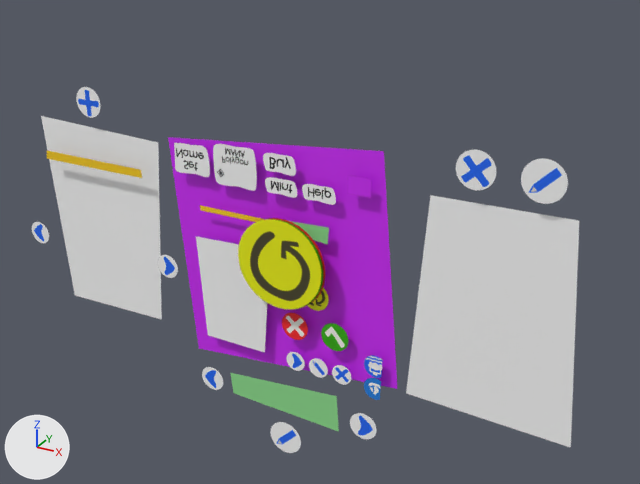
Renders of the Blender file Reference/CompicactusObjects.blend from each side of a commit.
Rendered twice from a 50 mm lens placed at (1.99, -3.3, 1.75), pointed at (0.12, 0.11, 0.04). Every picture has the same lights, and +X, +Y and +Z are marked at lower left.

The first picture shows 'ArrowLeftCompi', 'ArrowRightCompi', 'BackgroundAnswers', 'BackgroundCompicactus', 'BackgroundQuestions', 'Compicactus', 'EditAnswer', 'EditName', 'Name', 'Remove', 'SelectedQuestion', 'WorkingYellowCompi'.
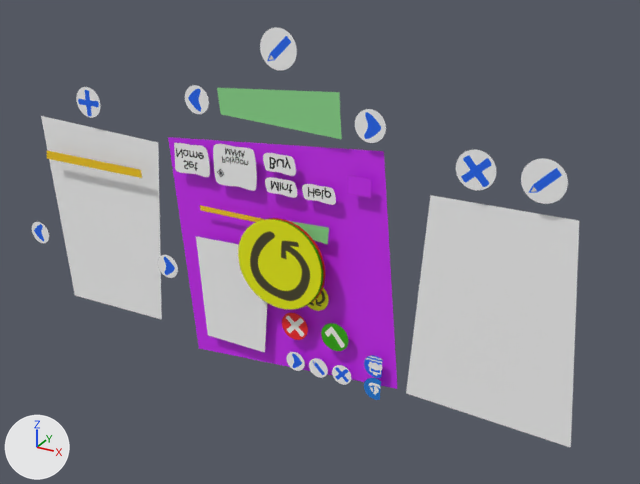
Where the change shows, as pixel boxes (x1, y1, x2, y2) in the pictures (640 x 484 px):
'Name', moved
    before: (230, 373, 339, 432)
    after: (217, 88, 342, 139)
'EditName', moved
    before: (271, 422, 301, 453)
    after: (260, 27, 297, 71)
'ArrowRightCompi', moved
    before: (350, 413, 377, 439)
    after: (355, 109, 386, 143)
'ArrowLeftCompi', moved
    before: (202, 367, 223, 390)
    after: (185, 85, 209, 114)

What changed in the scene script:
```text
Change ob_name:
    ob_name.location: (-0.017, -0.041, -0.794) -> (-0.017, -0.041, 0.717)
Change ob_arrowrightcompi:
    ob_arrowrightcompi.location: (0.439, -0.041, -0.811) -> (0.439, -0.041, 0.7)
Change ob_arrowleftcompi:
    ob_arrowleftcompi.location: (-0.457, -0.041, -0.815) -> (-0.457, -0.041, 0.697)
Change ob_editname:
    ob_editname.location: (-0.001, -0.041, -1.038) -> (-0.001, -0.041, 0.974)
```
